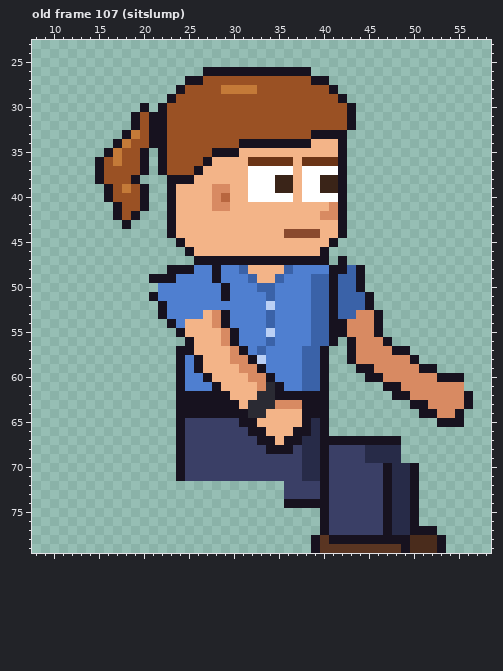
Two versions of one pixel-art file, sprites/custom/custom_intern_ponytail_right_anim.aseprite. That is the earlier state.
64x80 pixels, 129 frames. Colours within 5 levels of each other are drawn and written as one. Shown: old frame 107 (sitslump): x 8..58, y 23..79. The commit also changed other frames, which this record leaves out.
The same view after the edit:
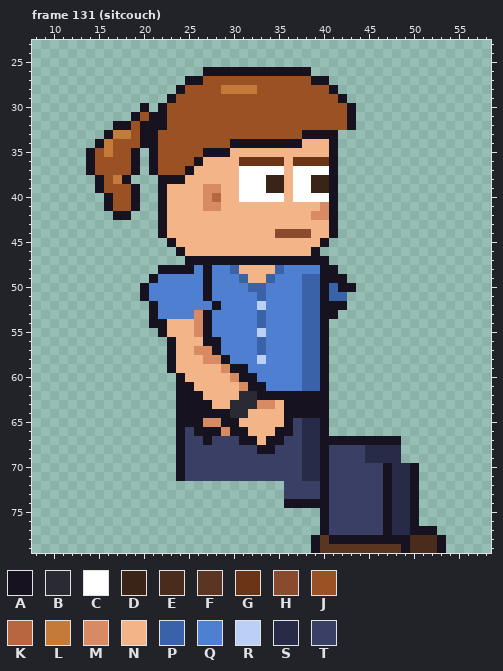
Palette (. is transparent): A #17121f  B #2a2a33  C #ffffff  D #3a2418  E #4a2c1c  F #5a3522  G #6b3416  H #8a4a2e  J #9a5124  K #b8663f  L #c47a38  M #d88a62  N #f3b488  P #3a62a8  Q #4f7fd0  R #bbd0f5  S #272b48  T #3a3f66
A new or re-ordered frame is compared with the old frame closest to it.
Difference:
frames 129 -> 135
Changed rows in their new state; - is an unchanged pixel.
Frame 131 (sitcouch) is new; against old frame 107 (sitslump):
first column x 14:
32 ---AAJA------------------------------------
33 --ALLJA-J---------------A---.--------------
34 -ALJJ-A-J-------A-------N--A.--------------
35 AJLJ-A.AJ----A--N----------A.--------------
36 AJ-J-A.AJ---AN---G----NG---A.--------------
37 AJ---A.AJ--AN----C----NC---A.--------------
38 ---LA.--A--N-----C--D-NC-D-A.--------------
39 -AJ-JA.-AN---M-N-C--D-NC-D-A.--------------
40 -----A.-AN---MKN-C----NC---A.--------------
41 --AJ-A.-AN---M-N----------MA.--------------
42 ----A.--AN---------------M-A.--------------
43 ----.---AN-----------------A.--------------
44 --------AN-----------H---N-A.--------------
45 ---------AN---------------A.---------------
46 ----------AN-------------A.----------------
47 -----------A----------------.--------------
48 --------A----AQ-PN---PQ---A-...------------
49 --------QQ---AQ--PN-PQ--P-A-A..------------
50 ------AQ-----A-Q--P-Q---P-APAA.------------
51 ------AQ-----A-Q---PQ---P-AP-...-----------
52 -------AQ-----A----RQ---P-A-A...-----------
53 -------AQ---MAQQ---PQ---P-A-.....----------
54 -------AANN-MAQQ---PQ---P-A......----------
55 --------ANN-MAQQQ--RQ---P-A......----------
56 ---------ANN-AAQQ--PQ---P-A.-.....---------
57 ---------ANNMMAQQQ-----------.......-------
58 ---------ANNNMMAQQQ----------........------
59 ---------ANNN--MAAQQ----------.........----
60 -----------NNN--MAAQQ----------...........-
61 -----------ANNN--MAAQQ-----------.........-
62 -------------NNN-BBAA-------------.........
63 --------------NNBB-MMNAA------------.......
64 ----------------BBNN--AA-------------.....-
65 -----------AAMMAANN---ATS--------------...-
66 ------------AAAMAANN-AATS------------------
67 -------------A---AAN-ATT-------------------
68 -------------------A-TT--------------------
